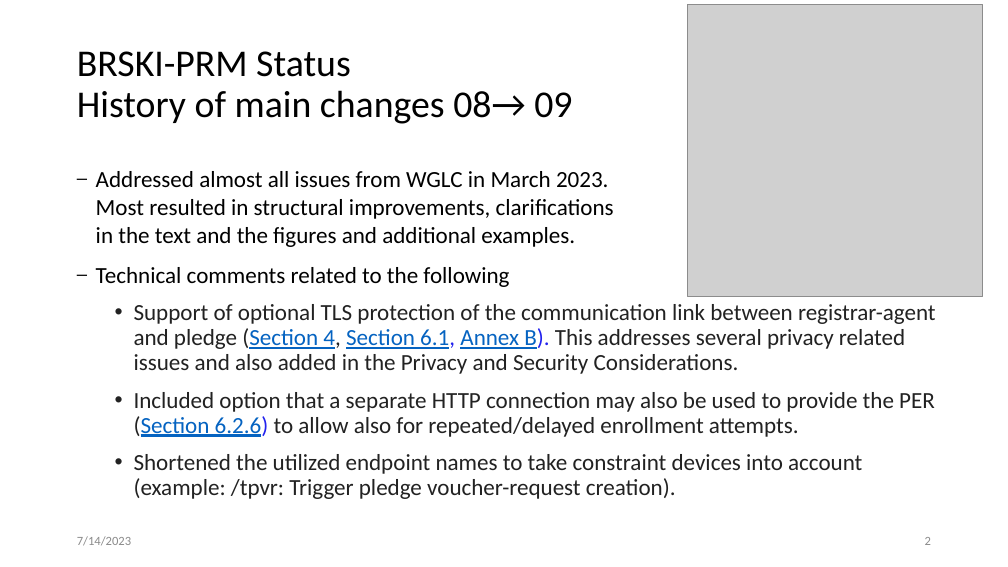
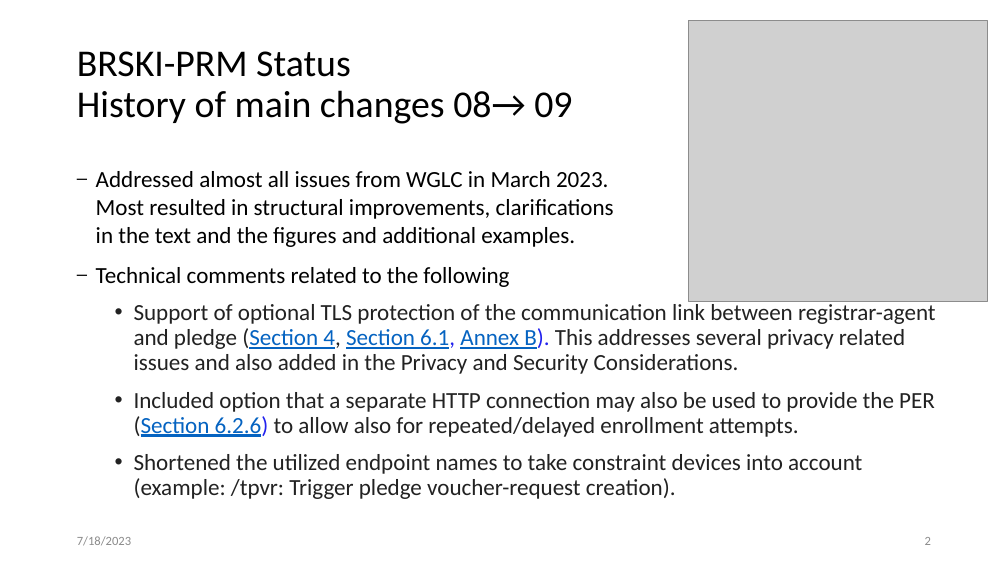
Before and after one commit to anima-wg/anima-brski-prm, a slide deck: slide 2 of presentations/slides-117-anima-update-brski-with-pledge-in-responder-mode-brski-prm.pptx. Drawn at 1008x567 pixels with LibreOffice and Linux fonts; fonts in the diff are those of the drawing; grey boxes stand for pictures. Boxes give left, top, right and bottom in pixels: in the first picture for what was removed or moved away, otherwise in the second. Text is boxed around its words. In the diff, an @@ line names an element or a change of style, - is before the commit and + after.

Commit message:
updated architecture figure

```diff
--- a/presentations/slides-117-anima-update-brski-with-pledge-in-responder-mode-brski-prm.pptx
+++ b/presentations/slides-117-anima-update-brski-with-pledge-in-responder-mode-brski-prm.pptx
@@ picture resized from (x1=687, y1=4, x2=983, y2=296) to (x1=689, y1=21, x2=988, y2=302) @@
@@ text at (x1=77, y1=536, x2=131, y2=546): text changed @@
-7/14/2023
+7/18/2023
```
Also in this commit, not shown: 2 other slides changed.
